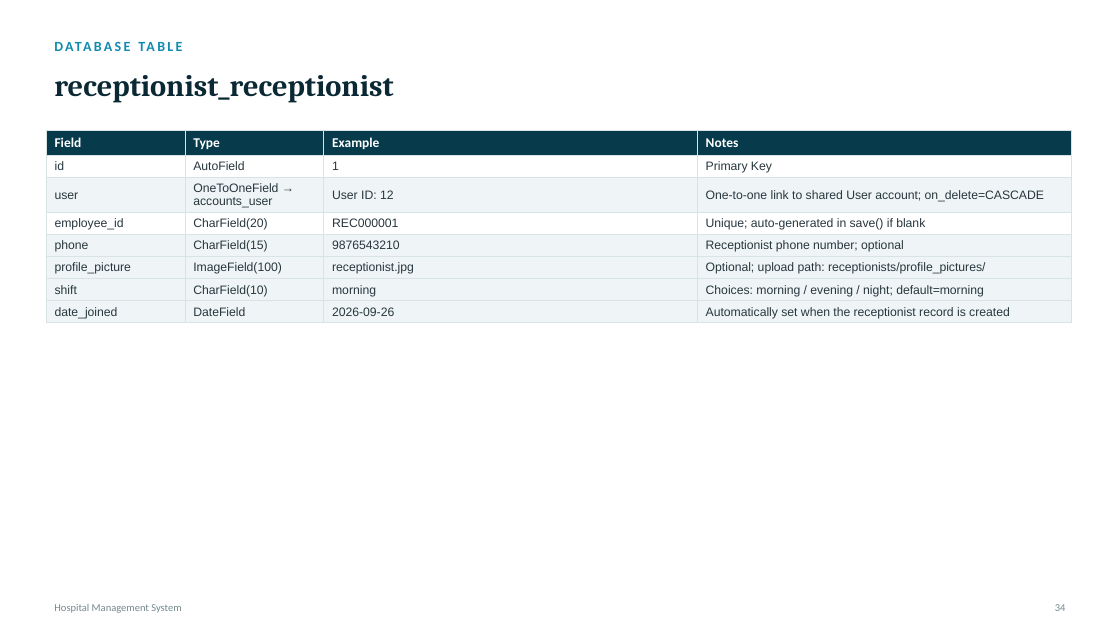
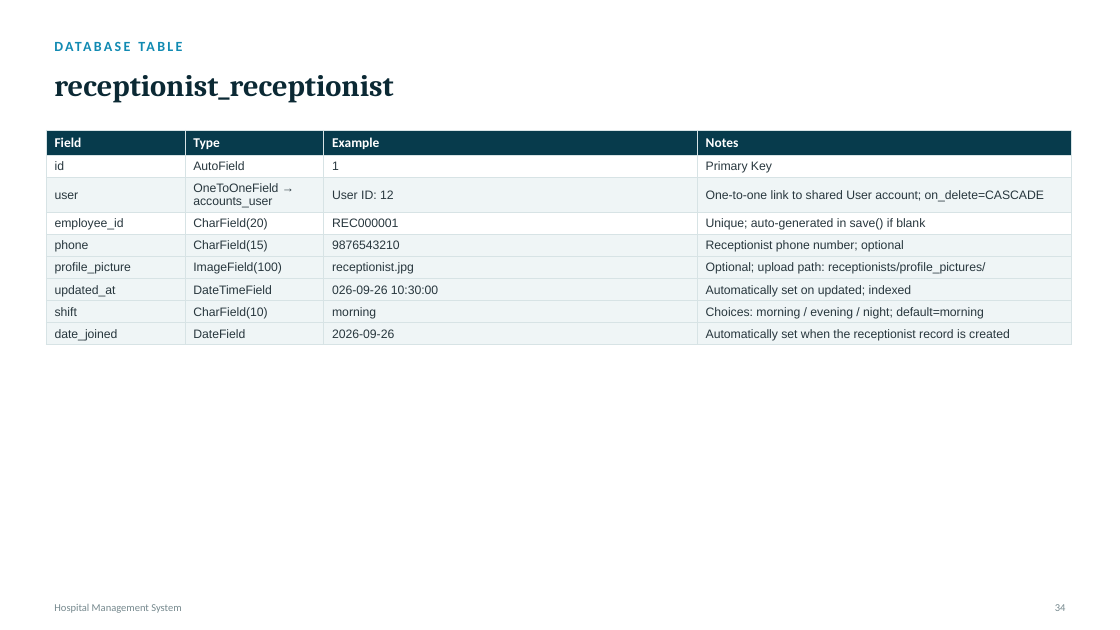
Before and after one commit to lakshitbuilds/Hospital-Management-System, a slide deck: slide 38 of HMS_Project_Presentation.pptx (slide 37 before the commit). Drawn at 1120x630 pixels with LibreOffice and Linux fonts; fonts in the diff are those of the drawing. Boxes give left, top, right and bottom in pixels: in the first picture for what was removed or moved away, otherwise in the second. Text is boxed around its words. In the diff, an @@ line names an element or a change of style, - is before the commit and + after.

```diff
--- a/HMS_Project_Presentation.pptx
+++ b/HMS_Project_Presentation.pptx
@@ table at <box>46,130,1071,355</box> @@
+row 7: updated_at | DateTimeField | 026-09-26 10:30:00 | Automatically set on updated; indexed
```
Also in this commit, not shown: 4 other slides changed, 1 slide added, 10 other files.
